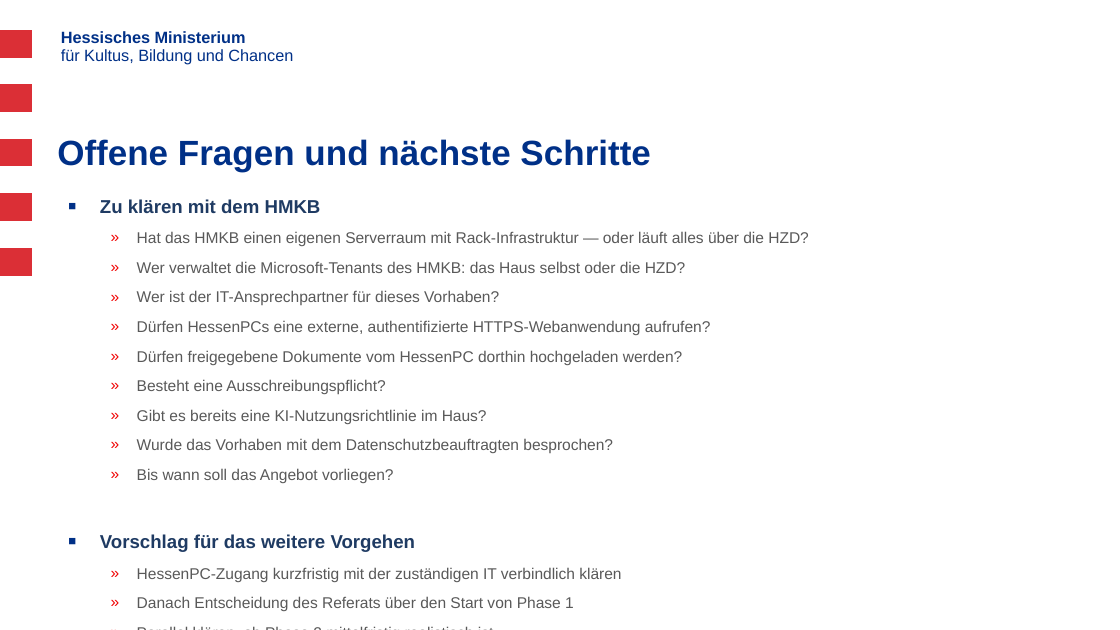
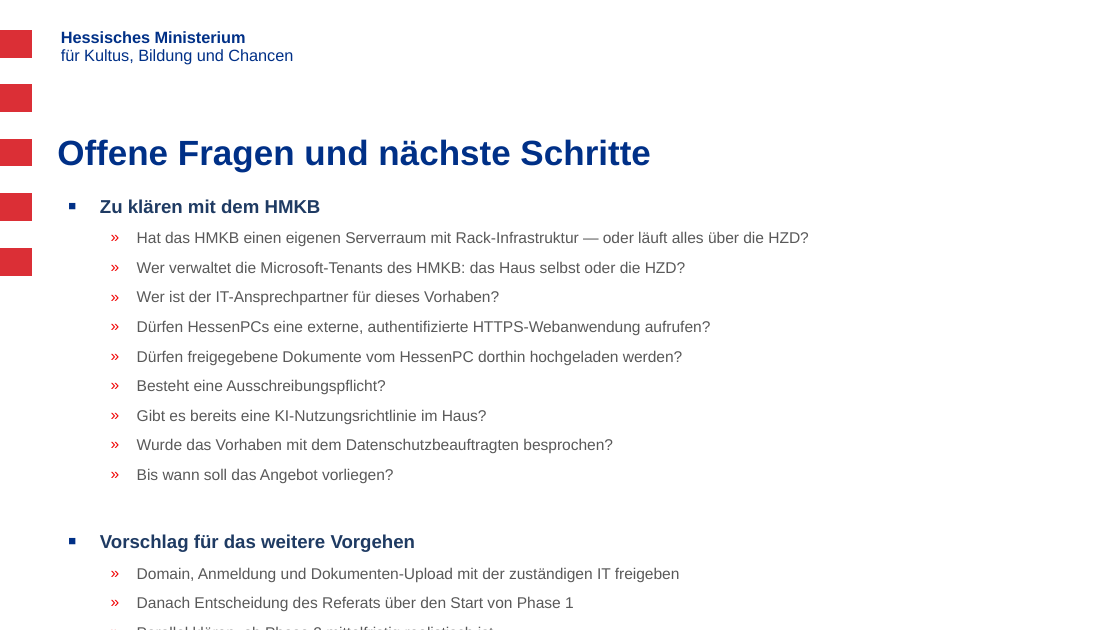
Before and after one commit to Soblissa/ila, a slide deck: slide 10 of Anforderungen an eine Corporate LLM/Corporate_LLM_HMKB_Praesentation.pptx. Drawn at 1120x630 pixels with LibreOffice and Linux fonts; fonts in the diff are those of the drawing; background and template pictures are left out. Boxes give left, top, right and bottom in pixels: in the first picture for what was removed or moved away, otherwise in the second. Text is boxed around its words. In the diff, an @@ line names an element or a change of style, - is before the commit and + after.

Commit message:
HessenPC-Zugriff über Internet als Zielweg festhalten

```diff
--- a/Anforderungen an eine Corporate LLM/Corporate_LLM_HMKB_Praesentation.pptx
+++ b/Anforderungen an eine Corporate LLM/Corporate_LLM_HMKB_Praesentation.pptx
@@ text at box(137, 567, 680, 582): text changed @@
-  » HessenPC-Zugang kurzfristig mit der zuständigen IT verbindlich klären
+  » Domain, Anmeldung und Dokumenten-Upload mit der zuständigen IT freigeben
```
Also in this commit, not shown: 4 other slides changed, 1 other file.
